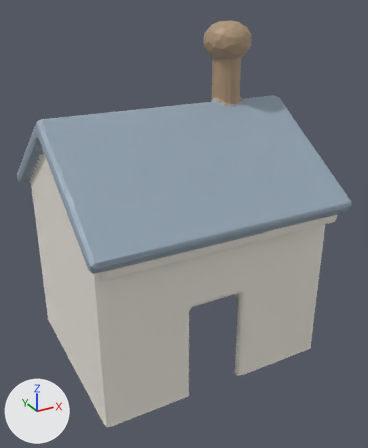
Before and after pictures for a commit that changed the glTF model docs/univers/archipeo/batiments/modeles/6e-batiment-laboratoire-de-bulle/final-3000.glb.
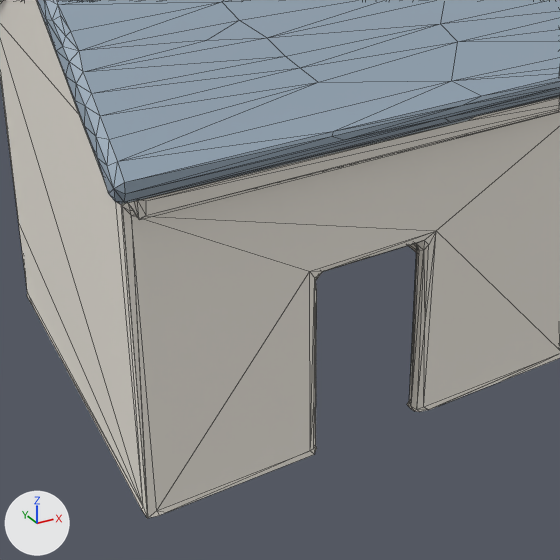
Old and new are each drawn whole from a 50 mm lens placed at (-0.629, -1.183, 0.975), pointed at (0.012, -0.017, 0.392) and again close up on the part from 9% to 84% of the width and 39% to 100% of the height. The axes (+X, +Y, +Z) are drawn at lower left. The lights are the same throughout. The last two pictures show the newer version. The close-ups show mesh edges as thin lines. Vertices at exactly the same position are counted once.

The first close-up shows 'geometry_0'.
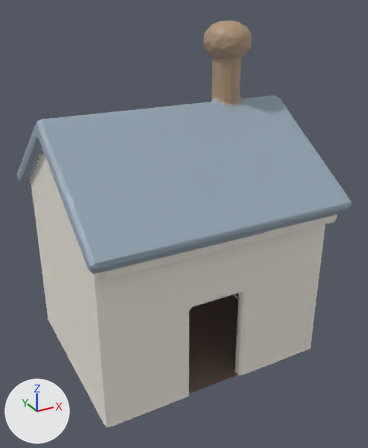
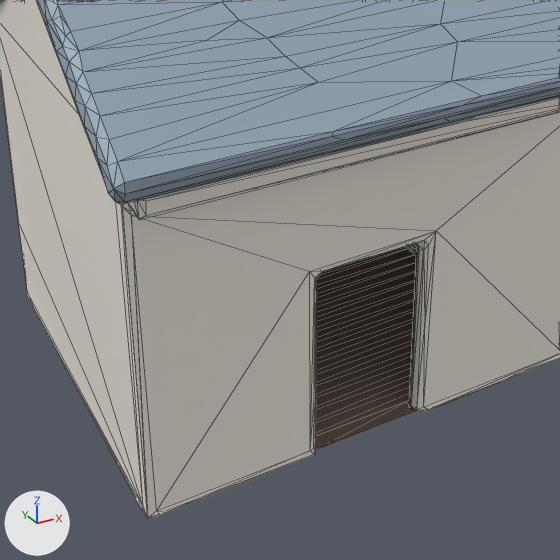
Diff of the bpy script that builds the scene:
```diff
--- a/docs/univers/archipeo/batiments/modeles/6e-batiment-laboratoire-de-bulle/final-3000.glb.py
+++ b/docs/univers/archipeo/batiments/modeles/6e-batiment-laboratoire-de-bulle/final-3000.glb.py
@@ me_geometry_0 @@
 # used by ob_geometry_0; location = (0.0, 0.0, 0.0)
-me_geometry_0.from_pydata(...)  # 1220 vertices, 2361 faces; spans x -0.362..0.355, y -0.312..0.365, z 0.0..0.925
+me_geometry_0.from_pydata(...)  # 1270 vertices, 2482 faces; spans x -0.362..0.355, y -0.312..0.365, z 0.0..0.925
+# me_geometry_0 part 1: a new loose piece of 46 vertices spanning x -0.205..0.288, y -0.223..0.27, z 0.003, in mat_defaultmaterial
+# me_geometry_0 part 2
+# 15 faces are deleted
+# 4 vertices are added at (-0.093, -0.245, 0.003), (0.064, -0.245, 0.003), (0.064, -0.223, 0.003), (-0.093, -0.223, 0.003)
+# 92 new faces join them
+# me_geometry_0 part 3: 104 kept faces spanning x -0.204..0.3, y -0.235..0.271, z 0.0..0.598 get new vertex colours; the middle colour goes from white #f2ede3 to brown #837166
 me_geometry_0.materials.append(mat_defaultmaterial)
```

Boxes [x1, y1, x2, y2] around the edits, measured in the close-ups (560 x 560 px):
part 1 of me_geometry_0, added: after [316, 247, 416, 436]
part 2 of me_geometry_0, built on: before [122, 206, 159, 518]; after [122, 206, 416, 518]
part 3 of me_geometry_0, recoloured: [409, 243, 417, 358] in both
